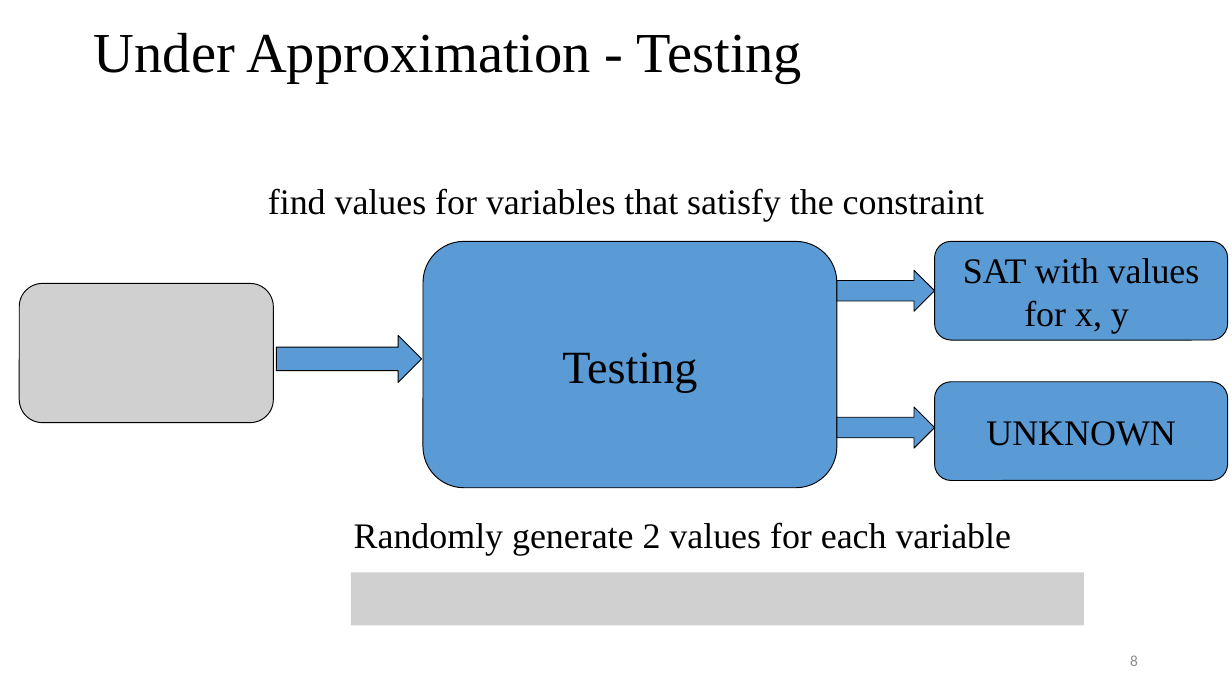
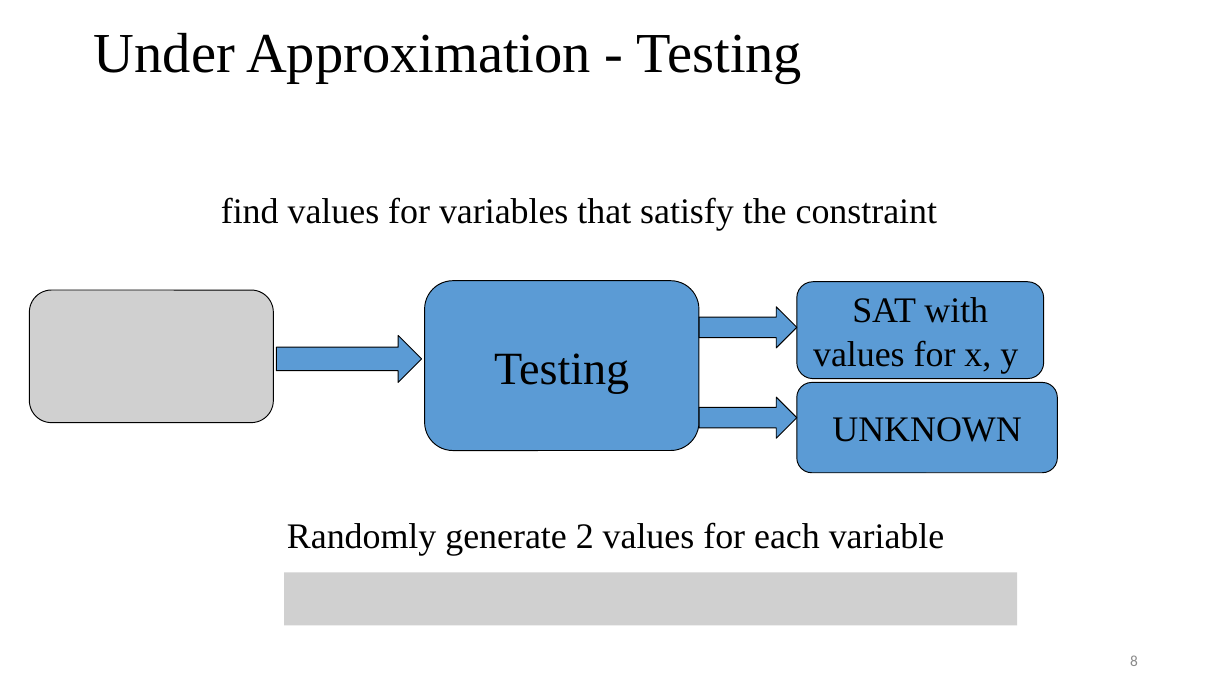
Before and after one commit to tungvx/raSAT, a slide deck: slide 8 of report/thesis/presentation.pptx. Drawn at 1232x693 pixels with LibreOffice and Linux fonts; fonts in the diff are those of the drawing; grey boxes stand for pictures. Boxes give left, top, right and bottom in pixels: in the first picture for what was removed or moved away, otherwise in the second. Text is boxed around its words. In the diff, an @@ line names an element or a change of style, - is before the commit and + after.

Commit message:
Frocos: add equations hanling, sensitivity in testing, benchmarks of nlsat

```diff
--- a/report/thesis/presentation.pptx
+++ b/report/thesis/presentation.pptx
@@ text "find values for variables that ...": place and size @@
-text "find values for variables that ..." at bbox=[268, 188, 984, 221]
+text "find values for variables that ..." at bbox=[221, 197, 937, 231]
@@ picture: place and size @@
-picture at bbox=[19, 284, 274, 423]
+picture at bbox=[30, 290, 274, 423]
@@ rounded rectangle "Testing": place and size @@
-rounded rectangle "Testing" at bbox=[423, 241, 837, 488]
+rounded rectangle "Testing" at bbox=[425, 281, 700, 451]
@@ rounded rectangle "SAT with values for x, ...": place and size @@
-rounded rectangle "SAT with values for x, ..." at bbox=[934, 241, 1227, 340]
+rounded rectangle "SAT with values for x, ..." at bbox=[797, 282, 1043, 379]
@@ right arrow: place and size @@
-right arrow at bbox=[837, 270, 935, 311]
+right arrow at bbox=[700, 307, 798, 348]
@@ rounded rectangle "UNKNOWN": place and size @@
-rounded rectangle "UNKNOWN" at bbox=[934, 382, 1227, 481]
+rounded rectangle "UNKNOWN" at bbox=[797, 383, 1057, 473]
@@ right arrow: place and size @@
-right arrow at bbox=[837, 407, 935, 447]
+right arrow at bbox=[700, 397, 798, 438]
@@ text "Randomly generate 2 values for ...": place and size @@
-text "Randomly generate 2 values for ..." at bbox=[354, 522, 1011, 556]
+text "Randomly generate 2 values for ..." at bbox=[287, 522, 944, 556]
@@ picture: place and size @@
-picture at bbox=[351, 573, 1084, 626]
+picture at bbox=[285, 573, 1018, 626]
```
Also in this commit, not shown: 11 other slides changed, 4 slides added, 5 slides removed, 8 other files.
